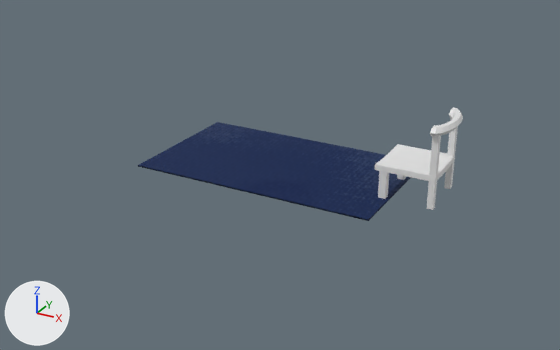
An edit to the Blender file Mesa.blend, drawn before and after from the same camera.
The view is the same before and after, from a 50 mm camera at (6.45, -11.8, 5.67) aimed at (0.12, -0.3, -0.08). Every picture has the same lights, and +X, +Y and +Z are marked at lower left.

In view in the first picture: 'Carpet', 'Chair'.
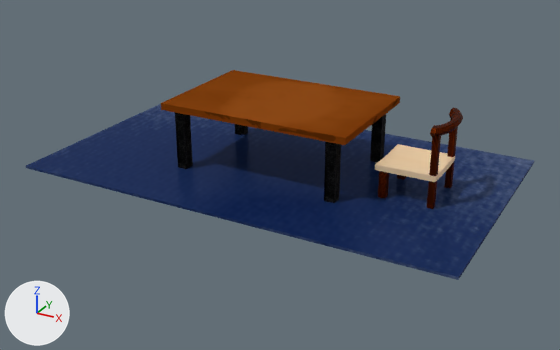
Commit message: feat: chair completed

Where the change shows, as pixel boxes [x1, y1, x2, y2] in the pictures (560 x 350 px):
'Carpet', surface changed, rescaled (86% wider, 77% taller): before [138, 122, 411, 221]; after [26, 104, 534, 280]
'WoodenTable', shown: after [161, 70, 400, 203]
'Chair', surface changed, recoloured (white to beige): [375, 108, 463, 210] in both

Diff of the bpy script that builds the scene:
```diff
--- a/Mesa.blend.py
+++ b/Mesa.blend.py
@@ mat_mainmaterial @@
 n0 = _N.new('ShaderNodeOutputMaterial'); n0.name = 'Material Output'
-n1 = _N.new('ShaderNodeBsdfPrincipled'); n1.name = 'Principled BSDF'
-n1.distribution = 'GGX'
-n1.subsurface_method = 'RANDOM_WALK_SKIN'
-n1.inputs[13].default_value = 0.0  # 'Specular IOR Level'
 n2 = _N.new('ShaderNodeTexImage'); n2.name = 'Image Texture.002'
@@ mat_mainmaterial @@
 n4.image = img_metalmap
-n5 = _N.new('ShaderNodeTexImage'); n5.name = 'Image Texture.003'
-n5.image = img_atlas_png
 n6 = _N.new('ShaderNodeTexImage'); n6.name = 'Image Texture'
-n6.image = img_atlas_png_001
+n6.image = img_atlas_png
+n1 = _N.new('ShaderNodeBsdfPrincipled'); n1.name = 'Principled BSDF'
+n1.distribution = 'GGX'
+n1.subsurface_method = 'RANDOM_WALK_SKIN'
+n1.inputs[13].default_value = 0.0  # 'Specular IOR Level'
 _L.new(n1.outputs[0], n0.inputs[0])  # 'BSDF' to 'Surface'
@@ mat_mainmaterial @@
 _L.new(n2.outputs[0], n1.inputs[2])  # 'Color' to 'Roughness'
-_L.new(n5.outputs[0], n1.inputs[5])  # 'Color' to 'Normal'
 _L.new(n3.outputs[0], n6.inputs[0])  # 'UV' to 'Vector'
@@ me_cube @@
 me_cube.from_pydata(...)  # 114 vertices, 98 faces; spans x 2.06..3.279, y -0.631..0.631, z -0.012..1.441
+me_cube.materials.append(mat_mainmaterial)
@@ ob_woodentable @@
 ob_woodentable.location = (0.0, 0.0, 0.66)
-ob_woodentable.hide_set(True)
@@ ob_carpet @@
 ob_carpet.location = (0.0, 0.0, 0.0)
+ob_carpet.scale = (1.77, 1.77, 1.77)
```
